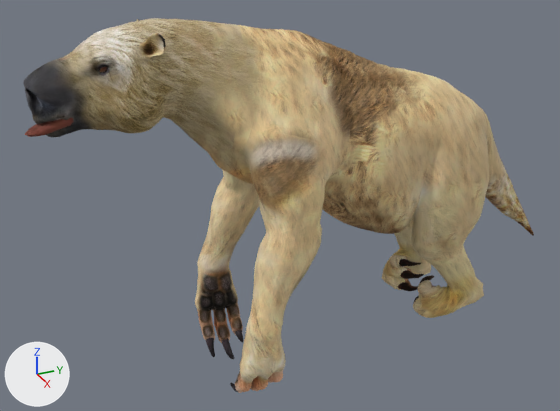
Before and after pictures for a commit that changed the glTF model Assets/models/sloth1.glb.
Rendered twice from a 50 mm lens placed at (5.8, 7.89, 6.77), pointed at (-0.14, 10.56, 3.81). Lighting does not change. The marker at lower left points along +X, +Y and +Z. Where no turn or scale is listed for an object, it has been applied to the vertices.
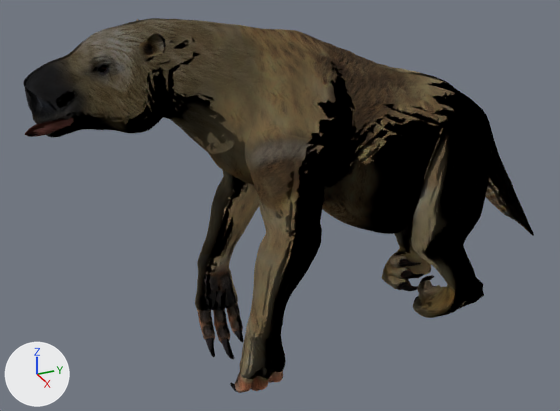
The newer file is also turned or shifted as a whole; pictures and numbers use the older file's frame.

The change, as a list of edits to the scene's bpy script:
```text
Add img_normalmap_texture:
    img_normalmap_texture = load_image('normalmap_texture', '_unpacked/normalmap_texture', 1, 1, 'Non-Color')
Change mat_megatherium_mat_1_003:
    where n4 = _N.new('ShaderNodeTexImage'); n4.name = 'Image Texture.001'
    n4.image: img_megatherium_mat_normal_png -> img_normalmap_texture
```

What differs and where, as boxes (x1, y1, x2, y2) in the pictures (560 x 411 px):
'Object_10', surface changed: (23, 18, 534, 393) in both
